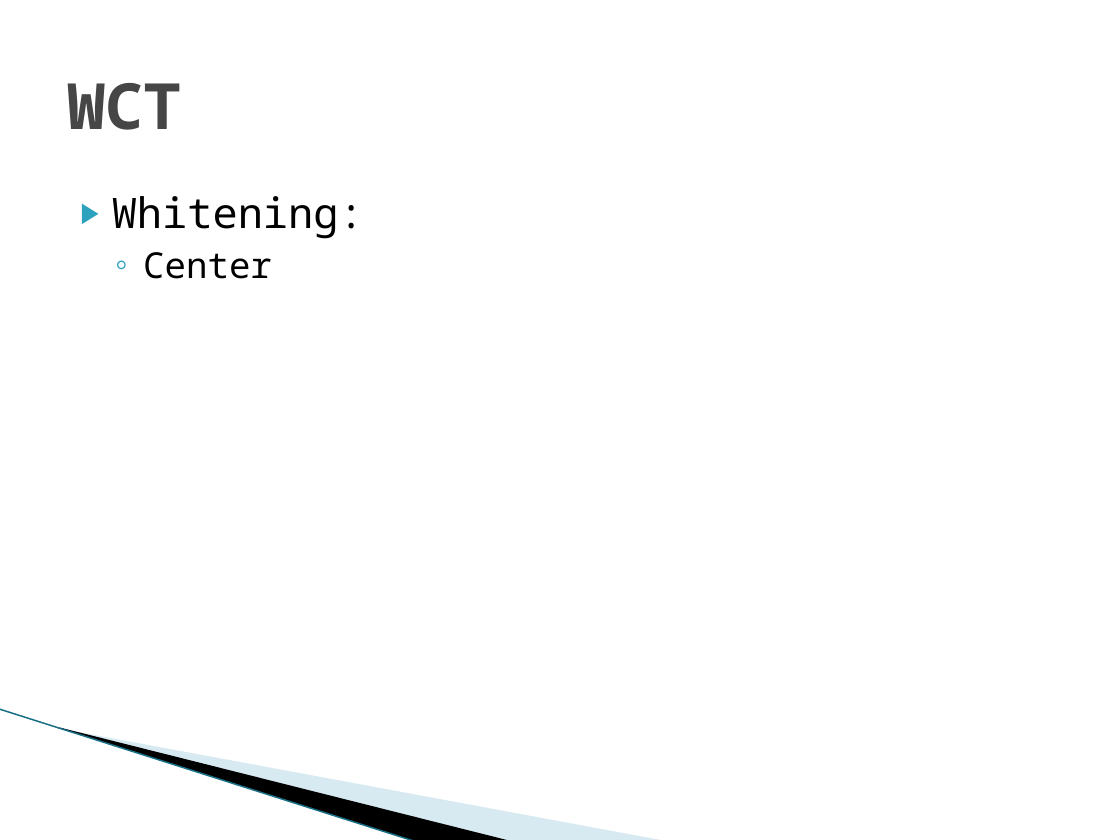
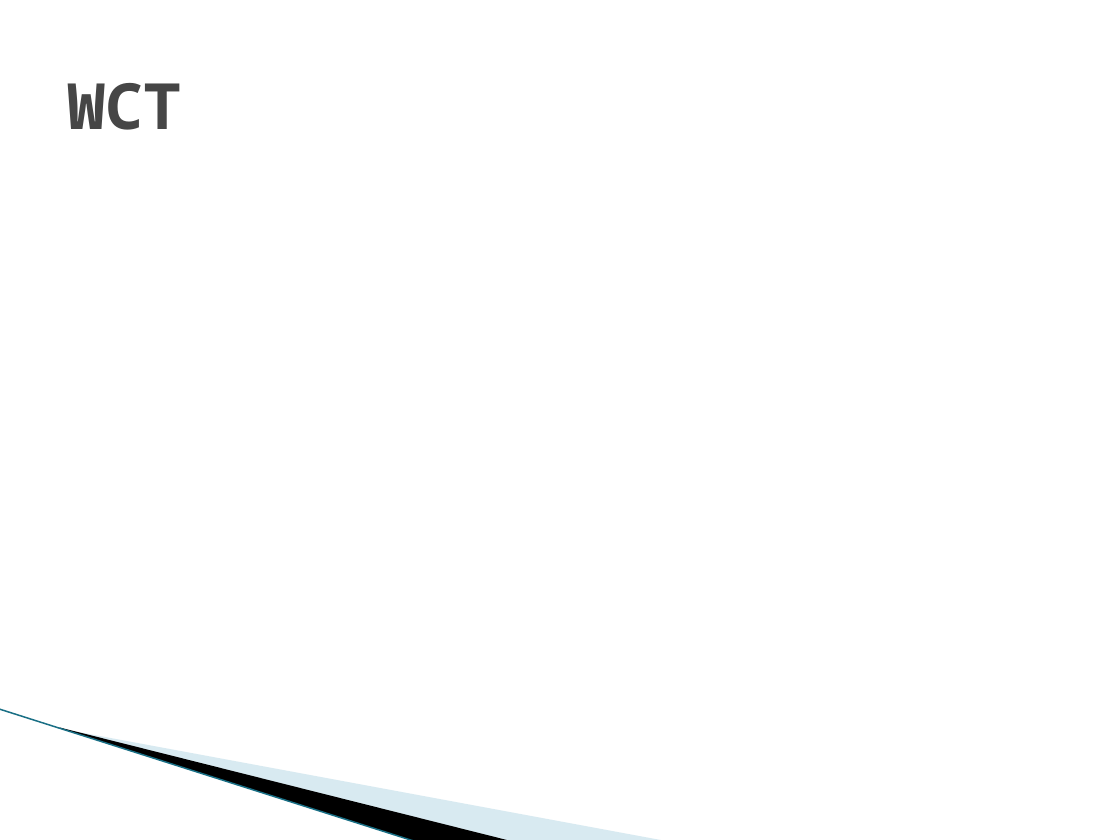
Before and after one commit to eyalw711/universal_style_transfer, a slide deck: slide 4 of ppt/Universal Style transfer via Feature Transform.pptx. Drawn at 1120x840 pixels with LibreOffice and Linux fonts; fonts in the diff are those of the drawing; grey boxes stand for pictures; background and template pictures are left out. Boxes give left, top, right and bottom in pixels: in the first picture for what was removed or moved away, otherwise in the second. Text is boxed around its words. In the diff, an @@ line names an element or a change of style, - is before the commit and + after.

Commit message:
update pptx

```diff
--- a/ppt/Universal Style transfer via Feature Transform.pptx
+++ b/ppt/Universal Style transfer via Feature Transform.pptx
@@ text removed at [112,196,364,279] @@
-▶ Whitening:
-  ◦ Center
```
Also in this commit, not shown: 3 other slides changed, 2 slides added.
